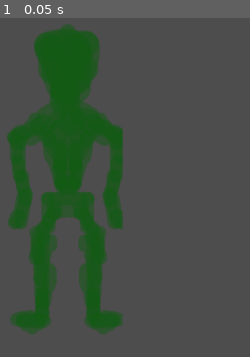
Above: before the commit, frame 1.
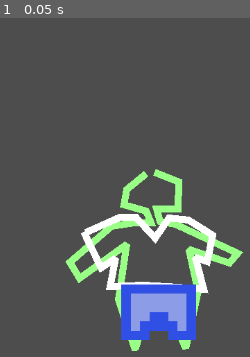
Above: after the commit, the same moment.

Repository: PushingPolygons/fashion-riot
Game: Godot game, scene res://Main/Manoman.tscn
Two runs of this game, one before a commit and one after it. Both use one fixed random seed, a clock stepped at 60 frames per second and the inputs below.
Inputs:
- Up to frame 1 (0.05 s): no input

The runs differ from the first frame. In frame 1, 33% of the frame differs, in the area x 2-98%, y 2-99%.

Commit message:
Changing to Article class name. Move to top when selected. Only pick the top sprite.

Diff:
--- /dev/null
+++ b/Article/Article.gd
@@ -0,0 +1,52 @@
+extends Area2D
+class_name Article
+
+@export var group: String = "dragable"
+@export var snap_distance: float = 100.0 # px
+
+var dragging: bool = false
+var touch_position: Vector2
+
+
+func _ready():
+	# Signal hooks.
+	input_event.connect(OnInputEvent)
+	mouse_entered.connect(OnMouseEntered)
+	mouse_exited.connect(OnMouseExited)
+
+
+func OnMouseEntered():
+	add_to_group(group)
+
+
+func OnMouseExited():
+	remove_from_group(group)
+
+
+func _input(event):
+	if not dragging:
+		return
+
+	if event is InputEventMouseButton:
+		if not event.pressed:
+			dragging = false
+
+	if event is InputEventMouseMotion:
+		position -= touch_position - (event.position)
+		touch_position = event.position
+
+
+func OnInputEvent(_viewport, event, _shape_idx):
+	if event is InputEventMouseButton:
+		if event.pressed: # Pressed down on vestment.
+			if IsOnTop():
+				dragging = true
+				touch_position = event.position
+				get_parent().move_child(self, -1)
+
+
+func IsOnTop():
+	for article in get_tree().get_nodes_in_group(group):
+		if article.get_index() > get_index():
+			return false
+	return true
--- /dev/null
+++ b/Article/Article.tscn
@@ -0,0 +1,11 @@
+[gd_scene format=3 uid="uid://bubq6l8mcl0ku"]
+
+[node name="Article" type="Area2D"]
+
+[node name="AwesomeTee" type="Line2D" parent="."]
+position = Vector2(-14, -147)
+points = PackedVector2Array(-95, -27, -70, 25, -49, 11, -57, 52, -9, 50, 41, 53, 78, 56, 66, 10, 83, 16, 91, -22, 56, -44, 28, -47, 8, -18, -20, -48, -43, -48, -92, -26)
+
+[node name="AwesomeTee2" type="CollisionPolygon2D" parent="."]
+position = Vector2(-14, -147)
+polygon = PackedVector2Array(-95, -27, -70, 25, -49, 11, -57, 52, -9, 50, 41, 53, 78, 56, 66, 10, 83, 16, 91, -22, 56, -44, 28, -47, 8, -18, -20, -48, -43, -48, -92, -26)
--- /dev/null
+++ b/Attire/Shorts/Shorts.tscn
@@ -0,0 +1,18 @@
+[gd_scene load_steps=3 format=3 uid="uid://cnqkhnfh27en5"]
+
+[ext_resource type="Script" path="res://Article/Article.gd" id="1_jrtp8"]
+[ext_resource type="Texture2D" uid="uid://cm0ulebkyl58" path="res://Attire/Shorts/blue_shorts.png" id="2_bhmpy"]
+
+[node name="Shorts" type="Area2D"]
+script = ExtResource("1_jrtp8")
+
+[node name="BlueShorts" type="Sprite2D" parent="."]
+texture_filter = 1
+position = Vector2(25.9824, -179.018)
+scale = Vector2(13.4364, 13.4364)
+texture = ExtResource("2_bhmpy")
+
+[node name="CollisionPolygon2D" type="CollisionPolygon2D" parent="."]
+position = Vector2(25.9824, -179.018)
+scale = Vector2(13.4364, 13.4364)
+polygon = PackedVector2Array(1.86062, 11.9824, -0.893096, 11.9824, -1.11637, 11.0149, -2.90256, 10.866, -3.05141, 11.908, -6.17725, 11.9824, -6.0284, 6.17725, 1.93504, 5.95398)
--- a/Body/Body.gd
+++ b/Body/Body.gd
@@ -1,6 +1,7 @@
 extends Node2D
 class_name Body
 
+@onready var attire = $Attire
 @onready var snap = $Snap
 
 @export var tops: Array
--- a/Body/Body.tscn
+++ b/Body/Body.tscn
@@ -1,13 +1,11 @@
-[gd_scene load_steps=3 format=3 uid="uid://trlapys8mrv5"]
+[gd_scene load_steps=3 format=3 uid="uid://5s6wexu8i84m"]
 
-[ext_resource type="Script" path="res://Body/Body.gd" id="1_ts46s"]
-[ext_resource type="Texture2D" uid="uid://c0oidsj2hwag5" path="res://atlas.png" id="2_x3tsa"]
+[ext_resource type="PackedScene" uid="uid://bubq6l8mcl0ku" path="res://Article/Article.tscn" id="1_sbnmx"]
+[ext_resource type="PackedScene" uid="uid://cnqkhnfh27en5" path="res://Attire/Shorts/Shorts.tscn" id="2_6e7cq"]
 
 [node name="Body" type="Node2D"]
-script = ExtResource("1_ts46s")
 
 [node name="BodyGraphics" type="Line2D" parent="."]
-visible = false
 position = Vector2(-13, -173)
 points = PackedVector2Array(6, -87, 41, -73, 40, -34, 9, -34, 14, -16, 36, -12, 126, 30, 114, 44, 55.6156, 24.2889, 69, 85, 51, 167, 21, 98, 0, 98, -22, 169, -46, 97, -34, 17, -102, 66, -116, 43, -56, -9, -23, -14, 1, -14, -6, -31, -38, -40, -34, -62, -6, -85)
 default_color = Color(0.603922, 1, 0.52549, 1)
@@ -15,8 +13,8 @@
 [node name="Snap" type="Node2D" parent="."]
 self_modulate = Color(0.294118, 0.0901961, 0.152941, 1)
 
-[node name="Atlas" type="Sprite2D" parent="."]
-position = Vector2(-15, -217)
-texture = ExtResource("2_x3tsa")
-region_enabled = true
-region_rect = Rect2(8, 34.5, 184, 464)
+[node name="Attire" type="Node2D" parent="."]
+
+[node name="Article" parent="Attire" instance=ExtResource("1_sbnmx")]
+
+[node name="Shorts" parent="Attire" instance=ExtResource("2_6e7cq")]
--- a/Main/Manoman.tscn
+++ b/Main/Manoman.tscn
@@ -1,8 +1,8 @@
 [gd_scene load_steps=2 format=3 uid="uid://bnt15li18tt8j"]
 
-[ext_resource type="PackedScene" uid="uid://trlapys8mrv5" path="res://Body/Body.tscn" id="1_r6cxx"]
+[ext_resource type="PackedScene" uid="uid://5s6wexu8i84m" path="res://Body/Body.tscn" id="1_r6cxx"]
 
 [node name="Manoman" type="Node"]
 
 [node name="Body" parent="." instance=ExtResource("1_r6cxx")]
-position = Vector2(329, 523)
+position = Vector2(459, 562)
--- a/Vestment/Vestment.gd
+++ /dev/null
@@ -1,39 +0,0 @@
-extends Area2D
-class_name Vestment
-
-@onready var next_button = $NextButton
-@onready var animated_sprite_2d = $AnimatedSprite2D
-
-@export var snap_distance: float = 100.0 # px
-var is_dragging: bool = false
-var mouse_offset: Vector2 = Vector2(0, 100)
-
-
-
-func _ready():
-	input_event.connect(OnInputEvent)
-	next_button.pressed.connect(OnNextFrame)
-
-
-func OnNextFrame():
-	animated_sprite_2d.frame += 1
-
-func _process(delta):
-	if Input.is_action_just_released("drag"):
-		is_dragging = false
-
-	if is_dragging:
-		position = get_viewport().get_mouse_position() - get_parent().position - mouse_offset
-		print(position)
-		var pos = get_parent().snap.position
-		if position.distance_to(pos) < snap_distance:
-			print("Close enough.")
-			get_parent().Attach(self)
-			# TODO: Detach as well.
-
-
-func OnInputEvent(viewport, event, shape_idx):
-	if event is InputEventMouseButton:
-		if event.pressed: # Pressed down on vestment.
-			is_dragging = true
-			mouse_offset = get_local_mouse_position()
--- a/Vestment/Vestment.tscn
+++ /dev/null
@@ -1,44 +0,0 @@
-[gd_scene load_steps=6 format=3 uid="uid://k0jk0efkgr3g"]
-
-[ext_resource type="Script" path="res://Vestment/Vestment.gd" id="1_xilnc"]
-[ext_resource type="Texture2D" uid="uid://cm0ulebkyl58" path="res://Vestment/blue_shorts.png" id="2_6b0h8"]
-[ext_resource type="Texture2D" uid="uid://dt5pfiqewahu8" path="res://Vestment/sun_dress.png" id="3_f8su2"]
-
-[sub_resource type="RectangleShape2D" id="RectangleShape2D_mdgjy"]
-size = Vector2(183, 103)
-
-[sub_resource type="SpriteFrames" id="SpriteFrames_leoey"]
-animations = [{
-"frames": [{
-"duration": 1.0,
-"texture": ExtResource("2_6b0h8")
-}, {
-"duration": 1.0,
-"texture": ExtResource("3_f8su2")
-}],
-"loop": true,
-"name": &"default",
-"speed": 5.0
-}]
-
-[node name="Vestment" type="Area2D"]
-script = ExtResource("1_xilnc")
-
-[node name="AwesomeTee" type="Line2D" parent="."]
-position = Vector2(-14, -147)
-points = PackedVector2Array(-95, -27, -70, 25, -49, 11, -57, 52, -9, 50, 41, 53, 78, 56, 66, 10, 83, 16, 91, -22, 56, -44, 28, -47, 8, -18, -20, -48, -43, -48, -92, -26)
-
-[node name="CollisionShape2D" type="CollisionShape2D" parent="."]
-position = Vector2(-11.5, -139.5)
-shape = SubResource("RectangleShape2D_mdgjy")
-
-[node name="AnimatedSprite2D" type="AnimatedSprite2D" parent="."]
-texture_filter = 1
-sprite_frames = SubResource("SpriteFrames_leoey")
-
-[node name="NextButton" type="Button" parent="."]
-offset_left = 134.0
-offset_top = -159.0
-offset_right = 177.0
-offset_bottom = -128.0
-text = "next"
Renamed: Vestment/blue_shorts.png -> Attire/Shorts/blue_shorts.png
Not shown, changed: Attire/Shorts/blue_shorts.png.import
Renamed: Vestment/clogs.png -> Attire/clogs.png
Not shown, changed: Attire/clogs.png.import
Renamed: Vestment/red_shirt.png -> Attire/red_shirt.png
Not shown, changed: Attire/red_shirt.png.import
Renamed: Vestment/sun_dress.png -> Attire/sun_dress.png
Not shown, changed: Attire/sun_dress.png.import
Not shown, added: Article/blue_shorts.png.kra
Not shown, added: Article/clogs.png.kra
Not shown, added: Article/red_shirt.png.kra
Not shown, added: Article/sun_dress.png.kra
